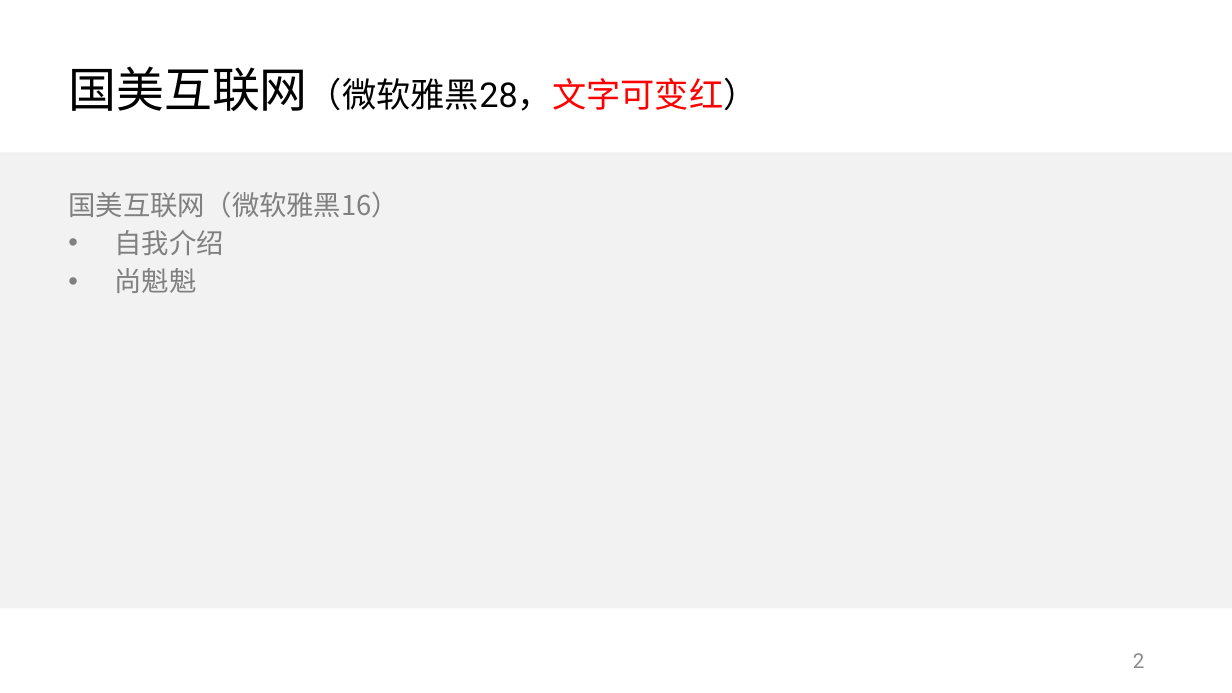
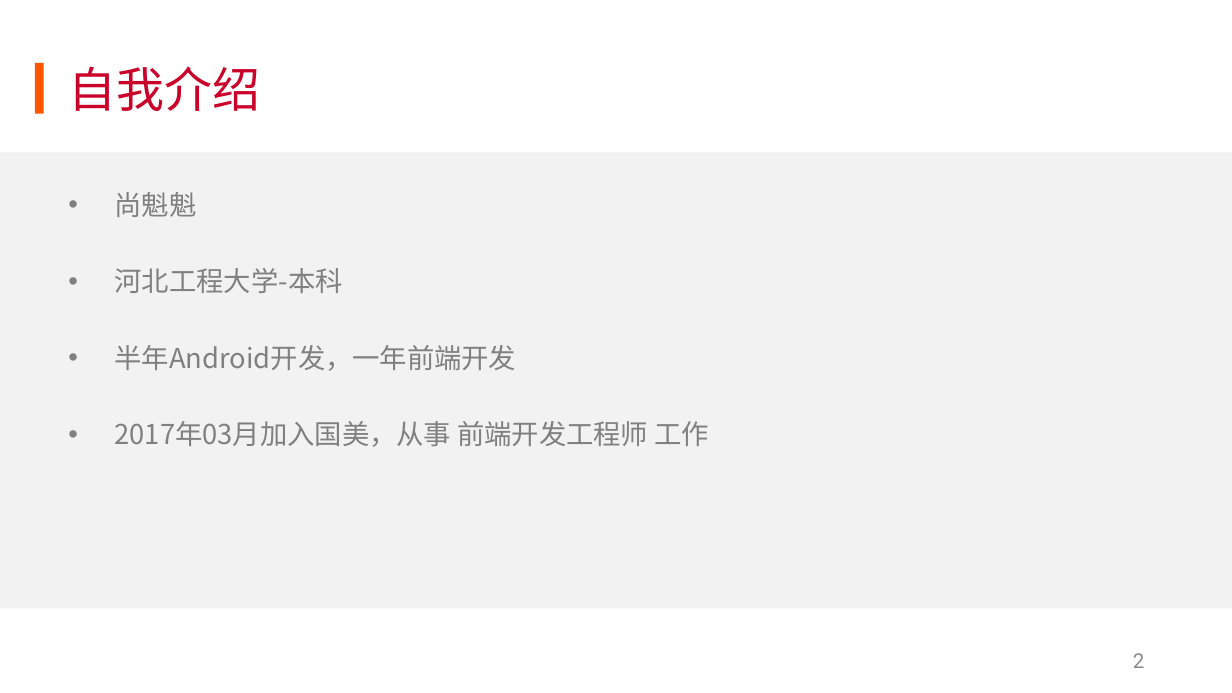
Before and after one commit to KuiShang/skilTree, a slide deck: slide 3 of 国美互联网PPT答辩模版.pptx. Drawn at 1232x693 pixels with LibreOffice and Linux fonts; fonts in the diff are those of the drawing; background and template pictures are left out. Boxes give left, top, right and bottom in pixels: in the first picture for what was removed or moved away, otherwise in the second. Text is boxed around its words. In the diff, an @@ line names an element or a change of style, - is before the commit and + after.

```diff
--- a/国美互联网PPT答辩模版.pptx
+++ b/国美互联网PPT答辩模版.pptx
@@ rectangle added at (34, 63, 43, 113), fill #FF5400 @@
@@ title at (69, 66, 260, 111): text changed; size 20 to 28 pt; text colour #000000 to #CA022A @@
-国美互联网（微软雅黑28，文字可变红）
+自我介绍
@@ text at (68, 192, 399, 255): paragraphs removed @@
-国美互联网（微软雅黑16）
-• 自我介绍
@@ text at (115, 268, 709, 447): paragraphs added @@
+• 河北工程大学-本科
+• 半年Android开发，一年前端开发
+• 2017年03月加入国美，从事 前端开发工程师 工作
```
Also in this commit, not shown: 7 other slides changed, 7 slides added, 3 slides removed, 23 other files.
